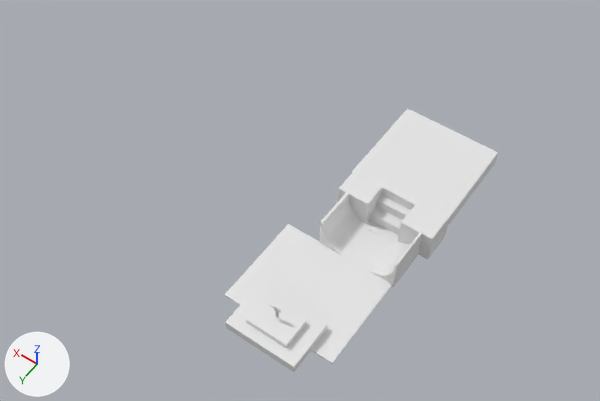
What one commit did to the Blender file Assets/Models/Greyboxes/MPChozoRuins.blend.
Camera for both pictures: a 50 mm camera at (-28.4, 35.5, 81.2) aimed at (8.5, -16.2, 0.0). Arrows for +X, +Y and +Z are at lower left; the lights stay in place.
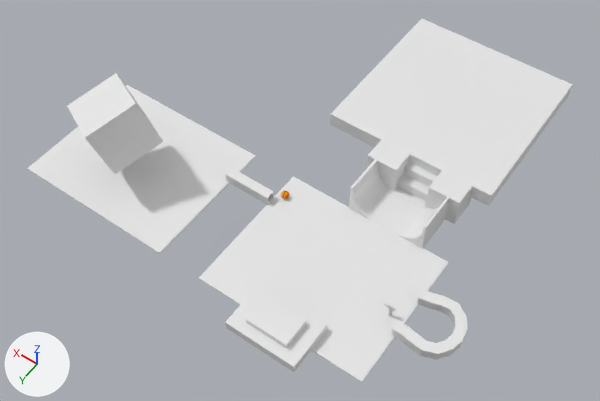
Changed parts and their boxes (x1, y1, x2, y2) in the pictures (600 x 401 px):
'Cube.005', moved, rescaled (66% wider, 52% taller)
    before: (352, 108, 498, 231)
    after: (330, 19, 573, 206)
'Cube.001', rescaled (49% wider, 48% taller)
    before: (225, 224, 392, 364)
    after: (199, 176, 448, 383)
'Cube.007', added
    after: (27, 85, 256, 254)
'Cube.002', moved
    before: (319, 192, 422, 287)
    after: (349, 159, 450, 248)
'Cube.004', moved
    before: (338, 172, 447, 260)
    after: (366, 140, 472, 224)
'Cube.008', added
    after: (67, 73, 164, 174)
'Cube.009', added
    after: (392, 290, 468, 360)
'Cube.006', added
    after: (225, 168, 274, 205)
'776c1a96_CMDL', moved
    before: (269, 305, 281, 318)
    after: (383, 303, 396, 316)
'4e57ce08_CMDL', added
    after: (281, 191, 289, 199)

What changed in the scene script:
```text
Add img_49a1d81d_png:
    img_49a1d81d_png = load_image('49a1d81d.png', '../OriginalMPStolen/Varia Suit Morph Ball/49a1d81d.png', 256, 256, 'sRGB')
Add mat_material__45:
    mat_material__45 = principled_material('Material__45')
    mat_material__45.texture = img_49a1d81d_png
    mat_material__45.roughness = 0.901
    mat_material__45.specular_ior_level = 0.0
Add me_cube_009:
    me_cube_009.from_pydata(...)  # 768 vertices, 768 faces; spans x -4.81..2.12, y -3.87..3.52, z -0.65..0.65
Add me_cube_008:
    me_cube_008.from_pydata([(-5.34, -2.27, -1.78), (-3.56, -0.85, 4.85), (-2.68, 3.89, -3.82), (-0.89, 5.31, 2.81), (0.89, -5.31, -2.81), (2.68, -3.89, 3.82), (3.56, 0.85, -4.85), (5.34, 2.27, 1.78)], [], [(0, 1, 3, 2), (2, 3, 7, 6), (6, 7, 5, 4), (4, 5, 1, 0), (2, 6, 4, 0), (7, 3, 1, 5)])
Add me_cube_003:
    me_cube_003.from_pydata(...)  # 64 vertices, 64 faces; spans x -0.65..0.65, y -0.65..0.65, z -0.65..0.65
Add me_4e57ce08_cmdl:
    me_4e57ce08_cmdl.from_pydata(...)  # 898 vertices, 1780 faces; spans x -0.52..0.52, y -0.506..0.506, z -0.506..0.505
    me_4e57ce08_cmdl.materials.append(mat_material__45)  # picture img_49a1d81d_png
Change ob_776c1a96_cmdl:
    ob_776c1a96_cmdl.location: (0.0, 0.0, 0.0) -> (-9.19, -8.65, -2.56)
Change ob_cube_001:
    ob_cube_001.scale: (1.0, 1.0, 1.0) -> (1.52, 1.52, 0.812)
Change ob_cube_002:
    ob_cube_002.location: (0.0, 0.0, 0.0) -> (0.0, -6.36, 0.0)
Change ob_cube_004:
    ob_cube_004.location: (1.9, -19.76, 2.08) -> (1.9, -26.12, 2.08)
Change ob_cube_005:
    ob_cube_005.location: (-2.38, -27.31, 3.15) -> (0.14, -38.72, 3.15)
    ob_cube_005.scale: (13.0, 13.0, 1.99) -> (23.0, 23.0, 1.99)
Add ob_cube_009:
    ob_cube_009 = bpy.data.objects.new('Cube.009', me_cube_009)
    ob_cube_009.location = (-12.66, -9.83, 0.82)
Add ob_cube_008:
    ob_cube_008 = bpy.data.objects.new('Cube.008', me_cube_008)
    ob_cube_008.location = (29.64, -7.69, 8.06)
Add ob_cube_007:
    ob_cube_007 = bpy.data.objects.new('Cube.007', me_cube_001.copy())  # the mesh of ob_cube_001
    ob_cube_007.location = (28.32, 0.0, 0.0)
    ob_cube_007.scale = (1.52, 1.52, 0.812)
Add ob_cube_006:
    ob_cube_006 = bpy.data.objects.new('Cube.006', me_cube_003)
    ob_cube_006.location = (11.96, -13.9, 0.78)
    _m = ob_cube_006.modifiers.new('Array', 'ARRAY')
    _m.count = 5
Add ob_4e57ce08_cmdl:
    ob_4e57ce08_cmdl = bpy.data.objects.new('4e57ce08_CMDL', me_4e57ce08_cmdl)
    ob_4e57ce08_cmdl.location = (10.2, -15.43, 0.64)
    ob_4e57ce08_cmdl.rotation_euler = (1.571, 0.0, 0.0)  # degrees (90, 0, 0)
```
